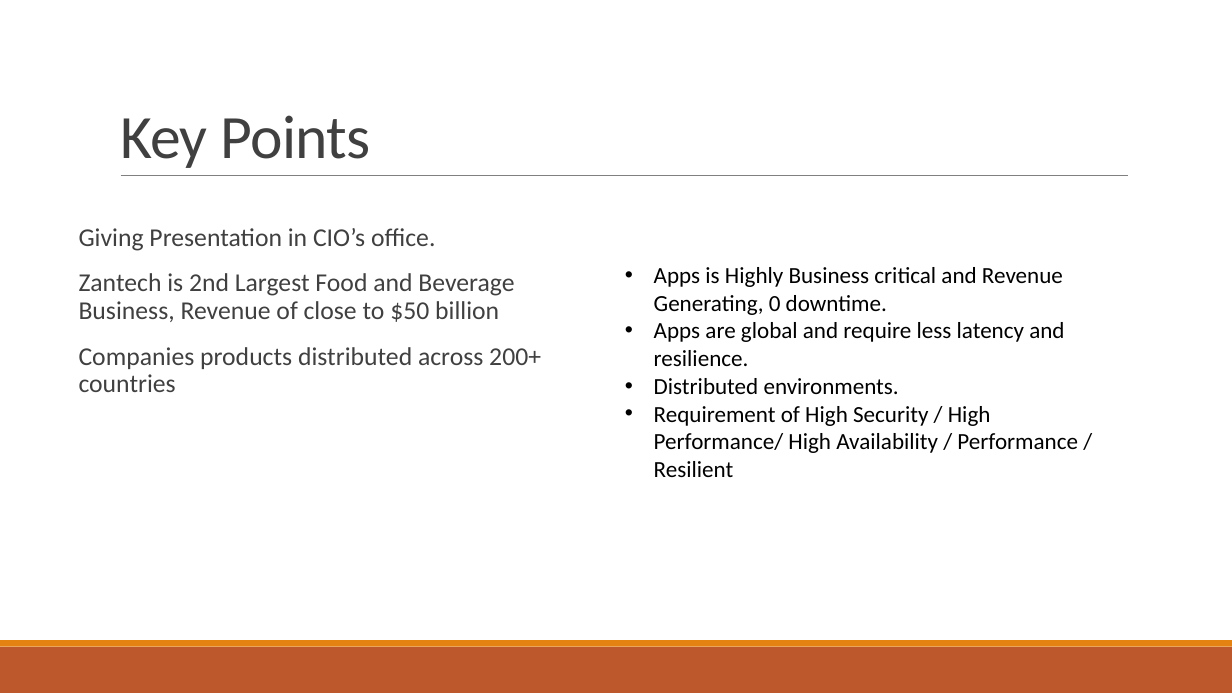
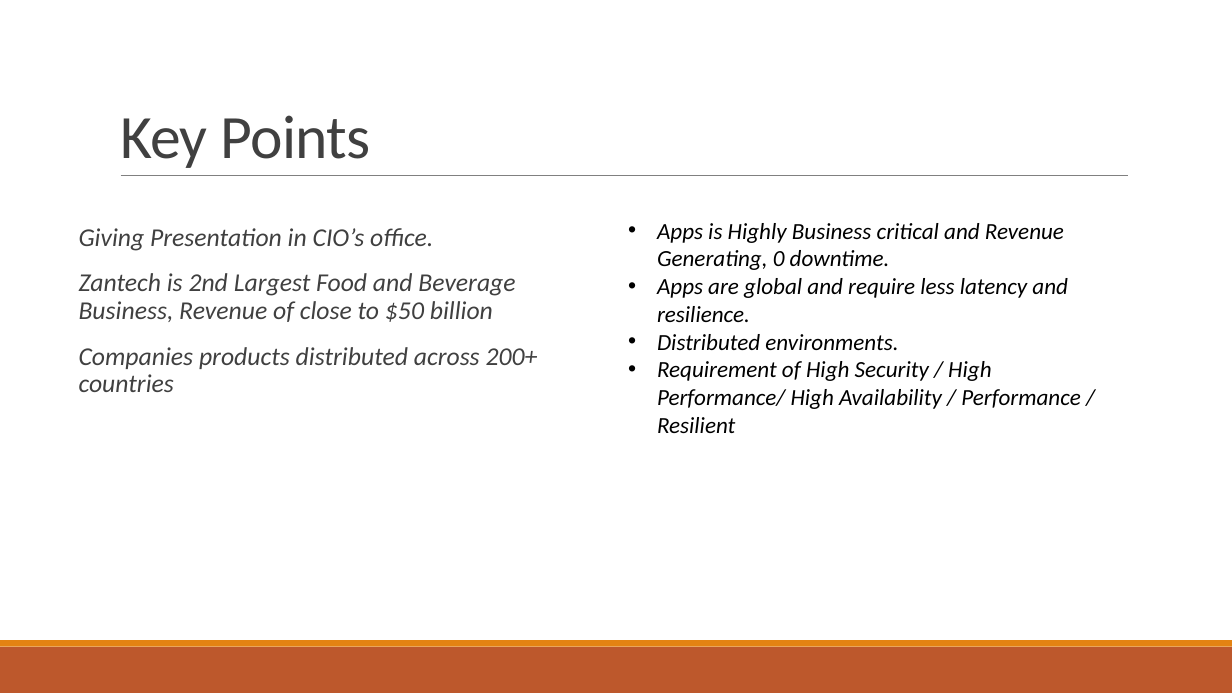
Before and after one commit to phanikishorelanka/Task1, a slide deck: slide 3 of CloudMigration/CREATING Cloud Migration Strategy.pptx. Drawn at 1232x693 pixels with LibreOffice and Linux fonts; fonts in the diff are those of the drawing. Boxes give left, top, right and bottom in pixels: in the first picture for what was removed or moved away, otherwise in the second. Text is boxed around its words. In the diff, an @@ line names an element or a change of style, - is before the commit and + after.

Commit message:
updates

```diff
--- a/CloudMigration/CREATING Cloud Migration Strategy.pptx
+++ b/CloudMigration/CREATING Cloud Migration Strategy.pptx
@@ text "Giving Presentation in CIO’s office." at (79, 228, 538, 392): italic on @@
@@ text "Apps is Highly Business critical ..." at (657, 223, 1080, 433): italic on @@
@@ text "Apps is Highly Business critical ...": place and size @@
-text "Apps is Highly Business critical ..." at (654, 267, 1078, 477)
+text "Apps is Highly Business critical ..." at (657, 223, 1080, 433)
```
Also in this commit, not shown: 1 slide added, 2 slides removed.
